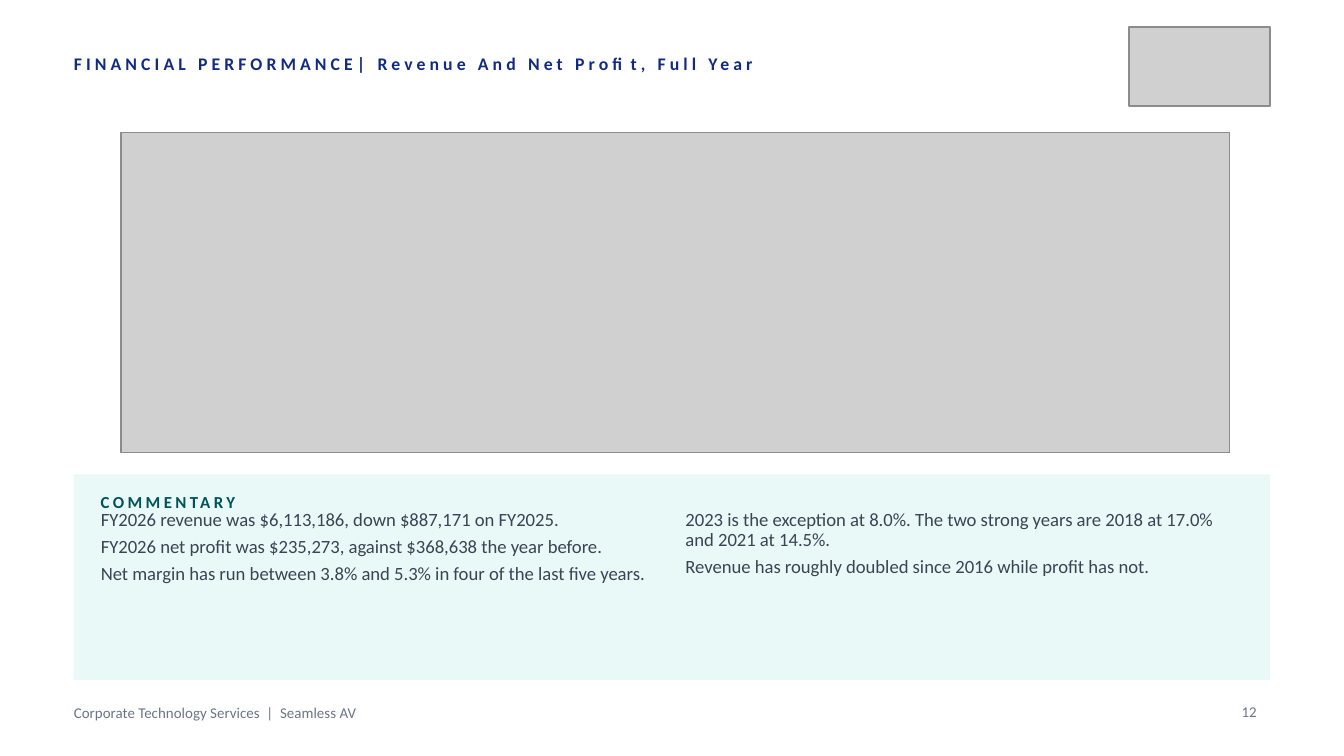
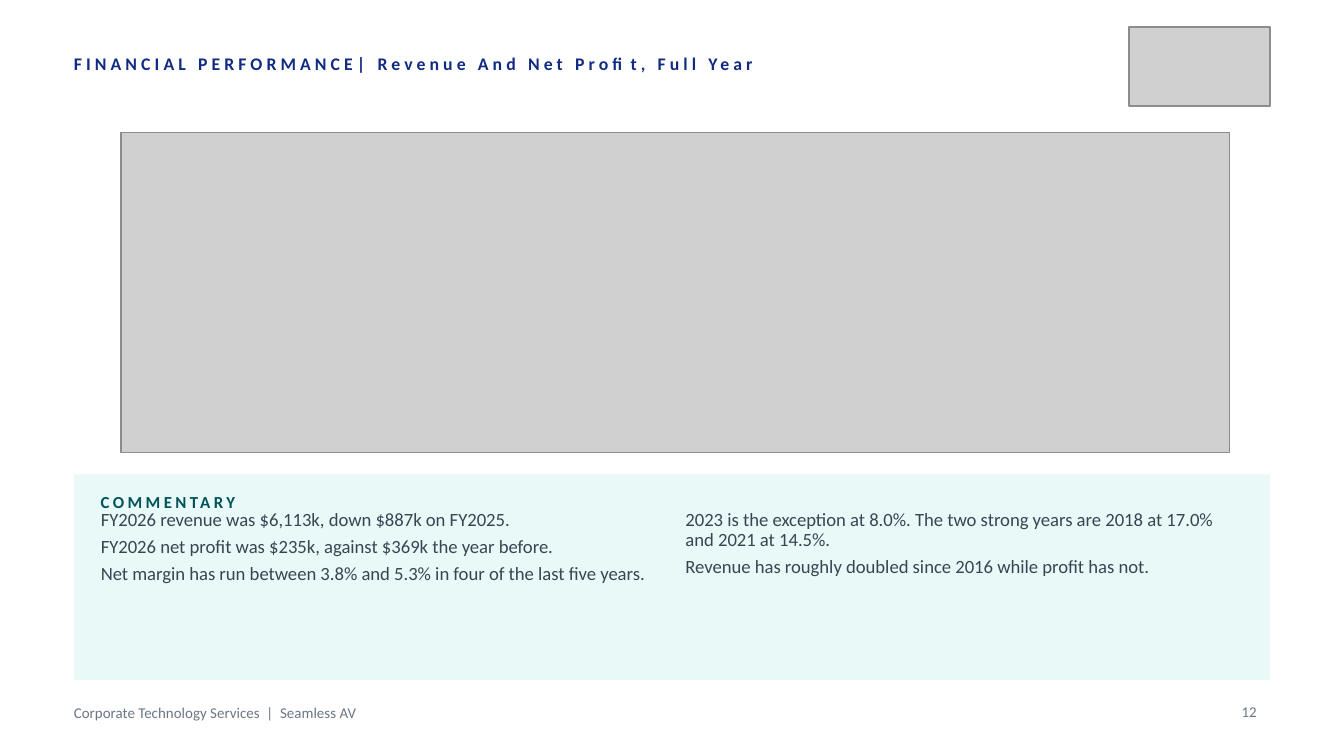
Before and after one commit to WesleyNelson-O33/Claude, a slide deck: slide 12 of deck/CTS Quarterly Business Review - Q1 FY2027.pptx. Drawn at 1344x756 pixels with LibreOffice and Linux fonts; fonts in the diff are those of the drawing; grey boxes stand for pictures. Boxes give left, top, right and bottom in pixels: in the first picture for what was removed or moved away, otherwise in the second. Text is boxed around its words. In the diff, an @@ line names an element or a change of style, - is before the commit and + after.

```diff
--- a/deck/CTS Quarterly Business Review - Q1 FY2027.pptx
+++ b/deck/CTS Quarterly Business Review - Q1 FY2027.pptx
@@ text at bbox=[101, 513, 553, 556]: text changed @@
-FY2026 revenue was $6,113,186, down $887,171 on FY2025.
-FY2026 net profit was $235,273, against $368,638 the year before.
+FY2026 revenue was $6,113k, down $887k on FY2025.
+FY2026 net profit was $235k, against $369k the year before.
```
Also in this commit, not shown: 11 other slides changed, 4 other files.
